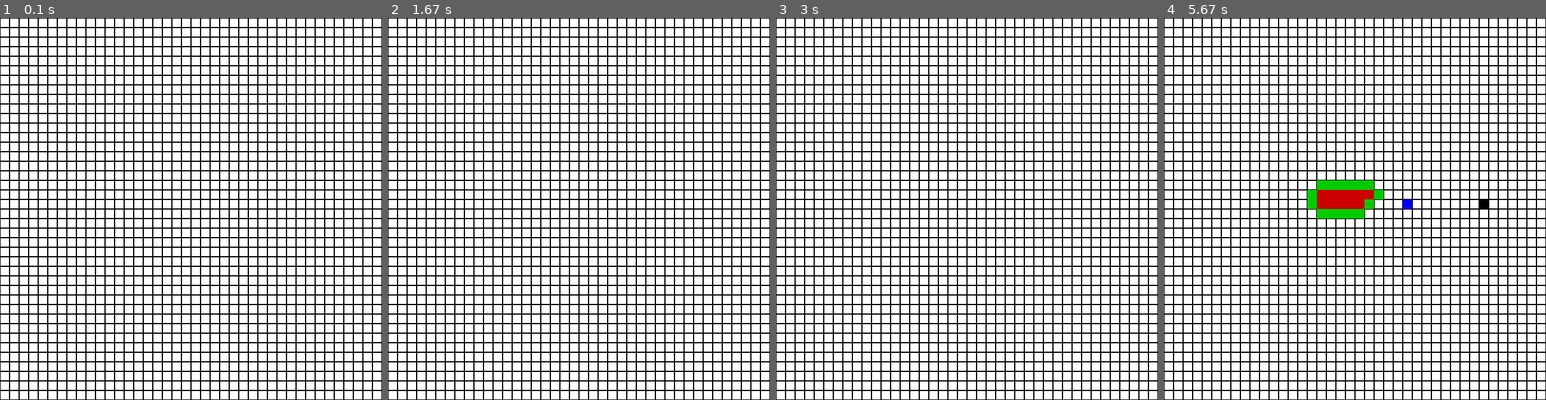
Above: before the commit, frames 1-4 (left to right).
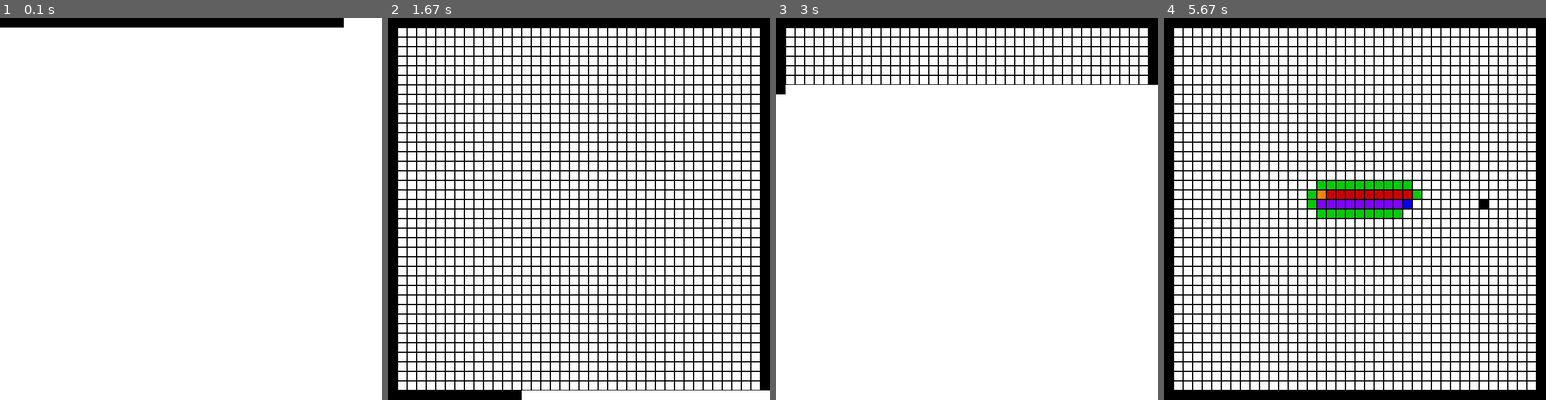
Above: after the commit, the same moments.

Repository: DavNat21/Pygame-Path-Finding-Visualization-
Game: pygame game, started from testing-grids.py
Two runs of this game, one before a commit and one after it. Both use one fixed random seed, a clock stepped at 60 frames per second and the inputs below.
Inputs (mouse positions are in pixels of both pictures, inside the frame that each line leads up to):
- Up to frame 1 (0.1 s): no input
- Up to frame 2 (1.67 s): no input
- Up to frame 3 (3 s): hold R 1.83-2.3 s
- Up to frame 4 (5.67 s): press the mouse at (1316, 193) at 4.87 s; move the mouse to (1400, 201) at 4.97 s; release the mouse at (1488, 205) at 5.1 s; hold Enter 5.17-5.63 s; move the mouse to (1263, 109) at 5.2 s

The runs differ from the first frame. In frame 1, 25% of the frame differs, in the area x 0-100%, y 0-100%; in frame 2, 6.6%; in frame 3, 22%; in frame 4, 9.0%.

Commit message:
Major changes

Diff:
--- a/testing-grids.py
+++ b/testing-grids.py
@@ -8,25 +8,8 @@
 SCREEN = pg.display.set_mode((640,640))
 WIDTH = 640//40
 NUM = 40
-#pg.draw.rect(screen, color = (255,255,255), rect=(0,0,20,20))
-#pg.display.update()
-
-
-# def make_grid():
-#     """make a 2d grid (it works)"""
-#     x = 0
-#     y = 0
-#     for i in range(640//20):
-
-#         y = i*20
-
-#         for j in range(640//20):
-
-#             x = j*20
-#             pg.draw.rect(screen, color= (0,0,0), rect =(x,y,20,20), width=1)
-#     pg.display.update()
-
-# make_grid()
+FPS = 30 # frames per second setting
+fpsClock = pg.time.Clock()
 
 
 class Node():
@@ -38,112 +21,81 @@
     GREEN = (0,204,0)
     BLUE =  (0,0,255)
     PURPLE = (127,0,255)
-    INITALIZE = True
-
-    def __init__(self, i, j, width, height,screen) -> None:
+    #INITALIZE = True
+
+    def __init__(self, i, j, width, screen) -> None:
 
         self.row = i
         self.col = j
         self.width = width
-        self.height = height
         self.screen = screen
-        #self.neighbors = self.get_neighbors()
         self.wall = False
         self.start = False
         self.goal = False
         self.color = self.WHITE
-        #self.cost = 1
-        #self.set_wallstatus_onscreen()
-
-    # def get_neighbors(self):
-    #     """Return neighbors nodes objects"""
-
-    #     x = self.col
-    #     y = self.row
-
-    #     if 0<=x< self.width and 0<=y< self.height:
-    #         neighbors = [(x-1,y), (x+1,y), (x, y-1), (x,y+1)]
-
-    #         return neighbors
-    #     else:
-    #         return None
+
+    def draw(self):
+        """When called draws the node object on the screen based on its attributes by calling the draw.rect method."""
+        rect = (self.col*self.width, self.row*self.width, self.width, self.width)
+        pg.draw.rect(self.screen, color = self.color, rect=rect, width = 0)
+        pg.draw.rect(self.screen, color = self.BLACK, rect=rect, width = 1)
+        pg.display.update(rect)
 
     def make_start(self):
         self.color = self.ORANGE
         self.start = True
+        self.draw()
 
     def make_goal(self):
         self.color = self.BLUE
         self.goal = True
+        self.draw()
 
     def make_wall(self):
         self.color=self.BLACK
         self.wall = True
+        self.draw()
 
     def make_explored(self):
-        self.color = self.RED
-        rect = (self.col*self.width, self.row*self.width, self.width, self.width)
-        pg.draw.rect(self.screen, color = self.color, rect=rect, width = 0)
-        pg.display.update(rect)
+        if self.start or self.goal:
+            pass
+        else:
+            self.color = self.RED
+            self.draw()
 
     def make_open(self):
-        self.color = self.GREEN
-        rect = (self.col*self.width, self.row*self.width, self.width, self.width)
-        pg.draw.rect(self.screen, color = self.color, rect=rect, width = 0)
-        pg.display.update(rect)
+        if self.start or self.goal:
+            pass
+        else:
+            self.color = self.GREEN
+            self.draw()
 
 
     def make_path(self):
-        self.color = self.PURPLE
-        rect = (self.col*self.width, self.row*self.width, self.width, self.width)
-        pg.draw.rect(self.screen, color = self.color, rect=rect, width = 0)
-        pg.display.update(rect)
-
-
-    def initialize_on_grid(self):
+        if self.start or self.goal:
+            pass
+        else:
+            self.color = self.PURPLE
+            self.draw()
+
+    def reset(self):
         self.color = self.WHITE
-        rect = (self.col*self.width, self.row*self.width, self.width, self.width)
-        pg.draw.rect(self.screen, color = self.WHITE, rect=rect, width = 0)
-        pg.draw.rect(self.screen, color = self.BLACK, rect=rect, width = 1)
+        self.draw()
+
 
     def cost_to_move(self):
 
         return 1
 
-    # def set_wallstatus_onscreen(self):
-
-    #     w = self.width
-    #     x = self.col
-    #     y = self.row
-
-
-    #     if self.INITALIZE:
-
-    #         pg.draw.rect(self.screen, color = self.BLACK, rect=(x*w, y*w, w, w), width=1)
-    #         self.INITALIZE = False
-
-    #     elif self.start:
-    #         pg.draw.rect(self.screen, color = self.ORANGE, rect=(x*w, y*w, w, w))
-
-    #     elif self.goal:
-
-    #         pg.draw.rect(self.screen, color = self.BLUE, rect=(x*w, y*w, w, w))
-
-    #     elif self.wall:
-
-    #         pg.draw.rect(self.screen, color = self.BLACK, rect=(x*w, y*w, w, w))
-
-    #     else:
-    #         pg.draw.rect(self.screen, color = self.WHITE, rect=(x*w, y*w, w, w), width=0)
-    #         pg.draw.rect(self.screen, color = self.BLACK, rect=(x*w, y*w, w, w), width=1)
-
-def get_neighbors(node,width,map):
-        """Return neighbors nodes objects"""
+
+def get_neighbors(node,screenside,map):
+        """Return a list of neighbor's (row,col). If a node is a wall, then is not included in the neighbors.
+           If no neighbors are found, returns None."""
 
         x,y = node.col,node.row
         support = []
 
-        if 0<=x<width and 0<=y< width:
+        if 0<=x<screenside and 0<=y< screenside:
 
             neighbors = [map[y,x-1], map[y,x+1], map[y-1,x], map[y+1,x]]
 
@@ -154,17 +106,6 @@
             return support
         else:
             return None
-
-def update_grid(screen, node) -> Node:
-    """when called draws and update the actual grid state"""
-
-    x = node.col
-    y = node.row
-    w = node.width
-    pg.draw.rect(screen, color = node.color, rect=(x*w, y*w, w, w))
-    #pg.display.update()
-
-
 
 def heuristic(current, goal):
     """Manhattan distance"""
@@ -174,22 +115,33 @@
     return abs(x-x2) + abs(y-y2)
 
 def coordinate_map(x,y,rectwidth):
+    """Function that maps the x,y coordinates of the screen to the actual node object in the map array. Returns i,j row and column indices."""
     i = y//rectwidth
     j = x//rectwidth
 
     return i,j
 
 def make_map(screen, width, num):
-    """note: for now assuming working with 640x640 screen and 20x20 grid"""
+    """Sets the map array and draws the grid on screen. Map is a numxnum array containing Node() objects in (row,col).
+    Width is the side of the square. num is the number of rows and cols."""
 
     map = np.empty((num,num), dtype=object)
+    start = None
+    goal = None
+    screen.fill((255,255,255))
 
     for i in range(num):
         for j in range(num):
 
-            map[i,j] = Node(i,j,width, width, screen)
+            map[i,j] = Node(i,j,width, screen)
             pg.draw.rect(screen, color = (0,0,0), rect=(j*width, i*width, width, width), width = 1)
-    return map
+
+            if i == 0 or i == num-1 or j == 0 or j == num-1:
+                map[i,j].make_wall()
+
+    pg.display.update()
+
+    return map,start,goal
 
 class PriorityQueue():
     """implemento una priority queue utilizzando il modulo heapq di python.
@@ -212,165 +164,167 @@
         return heapq.heappop(self.queue)[1]
 
 
-
-
-def drawPath(path,map):
-    '''funzione per disegnare il percorso individuato: cambia il valore dei pixel in base a color creando una retta dal punto (x0,y0) al punto (x1,y1)'''
-
-    for col,row in path:
-
-        node = map[row,col]
-        node.make_path()
-
-
-
-def recover_path(start, goal, explored):
-    """Explored is a dictionary {child(x,y):parent(x,y)} """
-
-    current = (goal.col,goal.row)
-    path = []
-
-    while (current[0] != start.col) or (current[1] != start.row):
-
-        path.append(explored[current])
-        current = explored[current]
-
-    path.append((start.col,start.row))
-    path.reverse()
-
-    return path
-
 def A_star(start, goal, map):
-
-    #default_cost = (abs(start[0]-goal[0]) + abs(start[1]-goal[1]))/graph.scaling
+    """A star algorithm implementation."""
+
     s = (start.col, start.row)
     g = (goal.col, goal.row)
     to_explore = PriorityQueue()
-    to_explore.heap_push(s, 0)  #pusho lo starting point
+    to_explore.heap_push(s, 0)
     explored = {}
-    explored[s] = 0            #dizionario contenente pair nodo:costo per raggiungerlo dallo start
-    path = {}                      #dizionario contenente pair nodo:nodo_da_cui_arrivo
+    explored[s] = 0
+    path = {}
 
 
     while not to_explore.is_empty():
 
-        a,b = current = to_explore.pop()
+        a,b = to_explore.pop()
         map[b,a].make_explored()
 
-        if current == g:
+        if (a,b) == g:
 
             break
 
-        for x,y in get_neighbors(map[current[1],current[0]],640,map):
+        for x,y in get_neighbors(map[b,a],640,map):
 
             node = map[y,x]
-            cost = explored[current] + node.cost_to_move()
+            cost = explored[(a,b)] + node.cost_to_move()
 
             if (x,y) not in explored.keys() or cost < explored[(x,y)]:
 
-                priority = cost + heuristic(node, goal)       # aggiungo l'euristica come criterio di priorità
+                priority = cost + heuristic(node, goal)
                 explored[(x,y)] = cost
                 to_explore.heap_push((x,y), priority)
-                path[(x, y)] = current
+                path[(x, y)] = (a,b)
                 node.make_open()
-        pg.time.wait(40)
-    if current!=g:
+        pg.time.wait(20)
+
+    if (a,b)!=g:
         return []  #an empty path
 
     return path
 
 
-
-
-def main(screen, width,num):
-
-    screen.fill((255,255,255))  #fill screen with white background
-
-    map = make_map(screen,width,num)
-
-    start = None
-    goal = None
+def recover_path(start, goal, explored):
+    """Function used to recover the path after A_star is called. Note: Explored should be a dictionary {child(x,y):parent(x,y)}
+        and it's the output of A_star() function. """
+
+    x,y = (goal.col,goal.row)
+    path = []
+
+    while (x != start.col) or (y != start.row):
+
+        path.append(explored[(x,y)])
+        x,y = explored[(x,y)]
+
+    path.append((start.col,start.row))
+    path.reverse()
+
+    return path
+
+def drawPath(path,map):
+    '''Draws the optimal path after the call of recover_path(). Path is the output of recover_path().'''
+
+    for col,row in path:
+
+        node = map[row,col]
+        node.make_path()
+
+
+def main(screen, width, num):
+
+    map,start,goal = make_map(screen,width,num)
     run = True
-    started = False
-    pg.display.update()
+    ended = False
 
     while run:
         for event in pg.event.get():
+
+            while ended:
+                for event in pg.event.get():
+                    if event.type == pg.QUIT:
+                        sys.exit()
+
+                    if event.type == pg.KEYDOWN and event.key == pg.K_ESCAPE:
+                        sys.exit()
+
+                    if event.type == pg.KEYDOWN and event.key == pg.K_r:
+                        map,start,goal = make_map(screen,width,num)
+                        ended = False
+
+
             if event.type == pg.QUIT:
                 sys.exit()
 
-            if started:
-                continue
+            if event.type == pg.KEYDOWN and event.key == pg.K_ESCAPE:
+                sys.exit()
 
             if event.type == pg.KEYDOWN:
 
                 if event.key == pg.K_RETURN and start!= None and goal!= None:
 
-                    started = True
                     path = A_star(start,goal,map)
 
                     if not path:
-                        started = False
-
-                        continue
+                        start = None
+                        goal = None
+                        ended = True
+
                     else:
 
                         path = recover_path(start,goal,path)
-                        print('ok ho svolto l algoritmo')
                         drawPath(path,map)
                         start = None
                         goal = None
-
-
-
-
-
-        if pg.mouse.get_pressed()[0]:
-
-            x,y = pg.mouse.get_pos()
-            i,j = coordinate_map(x,y,WIDTH)
-            node = map[i,j]
-
-            if not start:
-                start = node
-                start.make_start()
-
-            elif not goal and start!=node:
-                goal = node
-                goal.make_goal()
-
-            elif start!=node and goal!=node:
-                node.make_wall()
-
-            update_grid(screen, node)
-
-        elif pg.mouse.get_pressed()[2]:
+                        ended = True
+
+                elif event.key == pg.K_r:
+
+                    map,start,goal = make_map(screen,width,num)
+
+
+            if pg.mouse.get_pressed()[0]:
 
                 x,y = pg.mouse.get_pos()
                 i,j = coordinate_map(x,y,WIDTH)
                 node = map[i,j]
 
-                if node.start:
-
-                    start = None
-                    node.start = False
-
-                elif node.goal:
-
-                    goal = None
-                    node.goal = False
-
-                else:
-                    node.wall = False
-
-                node.initialize_on_grid()
-
-
-        #start is None
-        #goal is None
-        #pg.time.delay(100)
+                if not start:
+                    start = node
+                    start.make_start()
+
+                elif not goal and start!=node:
+                    goal = node
+                    goal.make_goal()
+
+                elif start!=node and goal!=node:
+                    node.make_wall()
+
+            elif pg.mouse.get_pressed()[2]:
+
+                    x,y = pg.mouse.get_pos()
+                    i,j = coordinate_map(x,y,WIDTH)
+                    node = map[i,j]
+
+                    if node.start:
+
+                        start = None
+                        node.start = False
+
+                    elif node.goal:
+
+                        goal = None
+                        node.goal = False
+
+                    else:
+                        node.wall = False
+
+                    node.reset()
+
         pg.display.update()
-
-
-
-main(SCREEN, WIDTH, NUM)
+        fpsClock.tick(FPS)
+
+
+
+if __name__ == '__main__':
+    main(SCREEN, WIDTH, NUM)
